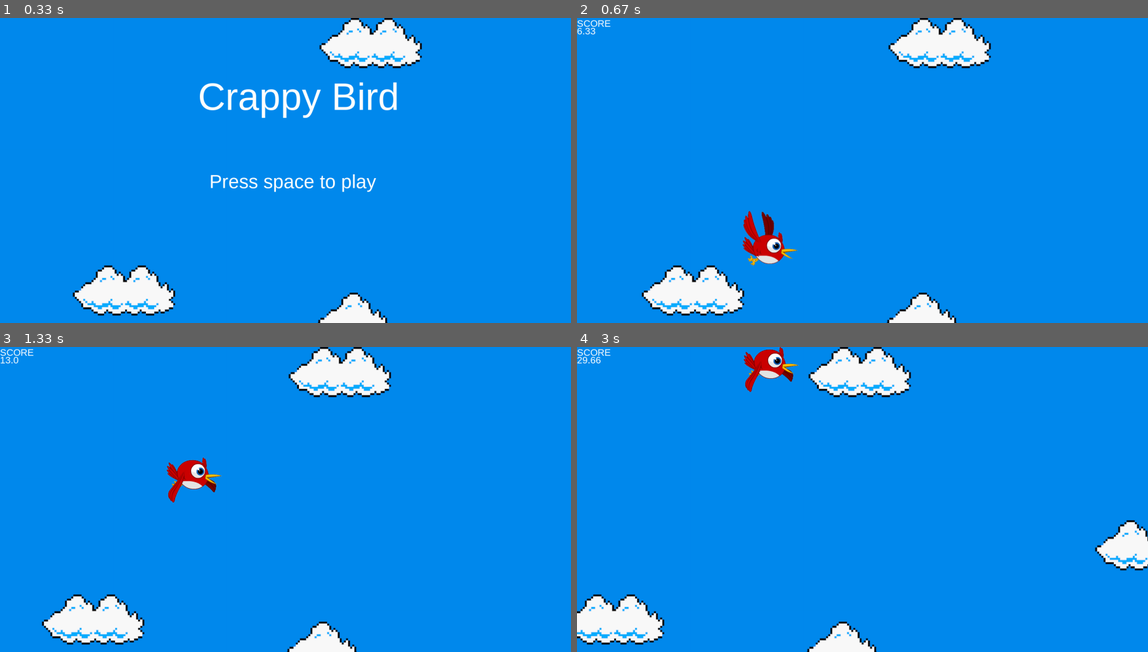
Above: before the commit, frames 1-4 (two rows, left to right).
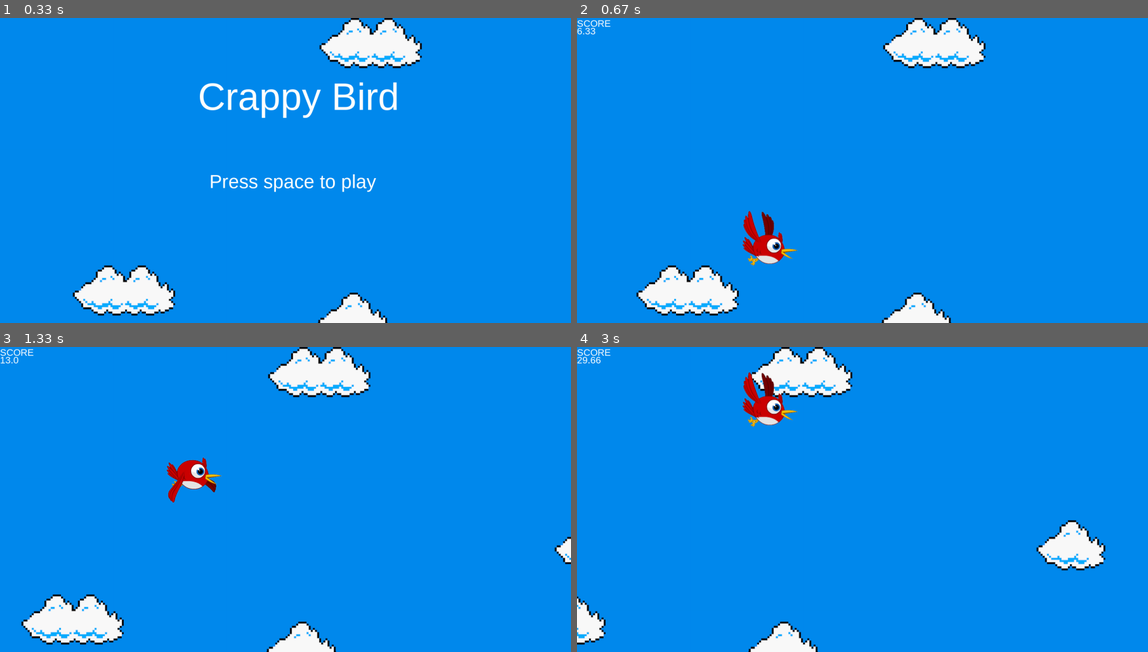
Above: after the commit, the same moments.

Repository: jtam64/pygame_final_project
Game: pygame game, started from Game/CrappyBird.py
The game is run twice, just before and just after one commit, with the same random seed, the same clock (stepped at 60 frames per second) and the same inputs.
Inputs:
- Up to frame 1 (0.33 s): no input
- Up to frame 2 (0.67 s): tap Space at 0.33 s
- Up to frame 3 (1.33 s): tap Space at 0.73, 1.03, 1.23 s
- Up to frame 4 (3 s): tap Space at 1.57, 1.87, 2.07, 2.37, 2.63, 2.97 s

Frame 1 is identical in both runs. In frame 2, 2.6% of the frame differs, in the area x 10-73%, y 0-100%; in frame 3, 4.6%; in frame 4, 9.6%, in the area x 0-100%, y 0-100%.

Commit message:
made minor modifications to game.py

Diff:
--- a/Game/components/coin.py
+++ b/Game/components/coin.py
@@ -0,0 +1,13 @@
+import pygame
+import random
+
+class Coin(pygame.sprite.Sprite):
+    def __init__(self):
+        super().__init__()
+        self.image = pygame.image.load("sprites/coin.png")
+        self.rect = self.image.get_rect()
+
+    def random_pos(self):
+        x_cord = random.randint(0, 550)
+        y_cord = random.randint(800, 2000)
+        return [x_cord, y_cord]
--- a/Game/screens/Base.py
+++ b/Game/screens/Base.py
@@ -9,7 +9,7 @@
         self.bg = pygame.image.load("sprites/bg.png")
         self.bg = pygame.transform.scale(self.bg, (3000, 800))
         self.i = 0
-        self.x = 3
+        self.x = 5
 
     def run(self):
         self.running = True
--- a/Game/screens/Game.py
+++ b/Game/screens/Game.py
@@ -1,6 +1,8 @@
 import pygame
 from screens.Base import Base_screen
 from components.bird import Bird
+from components.coin import Coin
+
 
 class Game_screen(Base_screen):
     def __init__(self, *args, **kwargs):
@@ -8,6 +10,7 @@
         # get sprites
         self.sprites = pygame.sprite.Group()
         self.bird = Bird()
+        self.coin = Coin()
 
         self.sprites.add(self.bird)
 
@@ -23,7 +26,18 @@
         self.sprites.draw(self.window)
 
     def manage_event(self, event):
-        pass
+        if event.type == pygame.KEYDOWN and event.key == pygame.K_SPACE:
+            # check keypress for bird
+            now = pygame.time.get_ticks()
+
+            # check if last flap was within cooldown
+            if now - self.last >= self.cooldown:
+                self.last = now
+                self.bird.move("up")
+
+                # add flapping animation
+                self.bird.flap()
+
 
     def update(self):
         # scorecard based on distance
@@ -36,17 +50,6 @@
         # implement gravity for bird
         self.bird.gravity()
 
-        # check keypress for bird
-        keys = pygame.key.get_pressed()
-        if keys[pygame.K_SPACE]:
-            now = pygame.time.get_ticks()
-            # check if last flap was within cooldown
-            if now - self.last >= self.cooldown:
-                self.last = now
-                self.bird.move("up")
-
-                # add flapping animation
-                self.bird.flap()
 
         # after slight delay, reset image to default
         now = pygame.time.get_ticks()
--- a/Game/screens/Gameover.py
+++ b/Game/screens/Gameover.py
@@ -1,5 +1,16 @@
+import pygame
 from screens.Base import Base_screen
 
 class Gameover_screen(Base_screen):
     def __init__(self, *args, **kwargs):
         super().__init__(*args, **kwargs)
+        self.x = 0
+
+    def manage_event(self, event):
+        pass
+
+    def update(self):
+        pass
+
+    def draw(self):
+        pass
